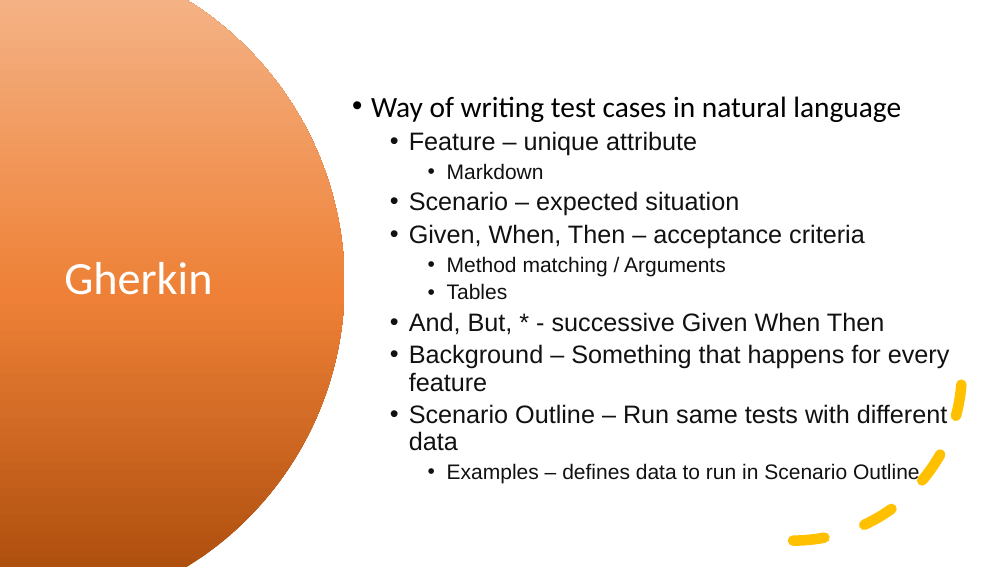
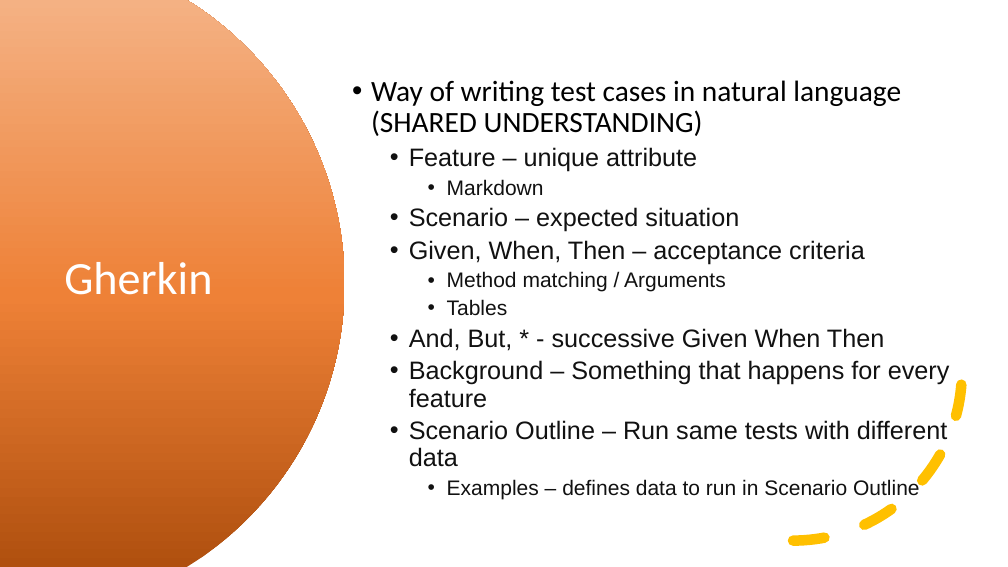
Before and after one commit to kevmoens/ThatConference2023, a slide deck: slide 14 of ThatConference2023.pptx. Drawn at 1008x567 pixels with LibreOffice and Linux fonts; fonts in the diff are those of the drawing. Boxes give left, top, right and bottom in pixels: in the first picture for what was removed or moved away, otherwise in the second. Text is boxed around its words. In the diff, an @@ line names an element or a change of style, - is before the commit and + after.

```diff
--- a/ThatConference2023.pptx
+++ b/ThatConference2023.pptx
@@ text at (x1=371, y1=80, x2=901, y2=136): text changed @@
-• Way of writing test cases in natural language
+• Way of writing test cases in natural language (SHARED UNDERSTANDING)
```
Also in this commit, not shown: 1 slide added.
